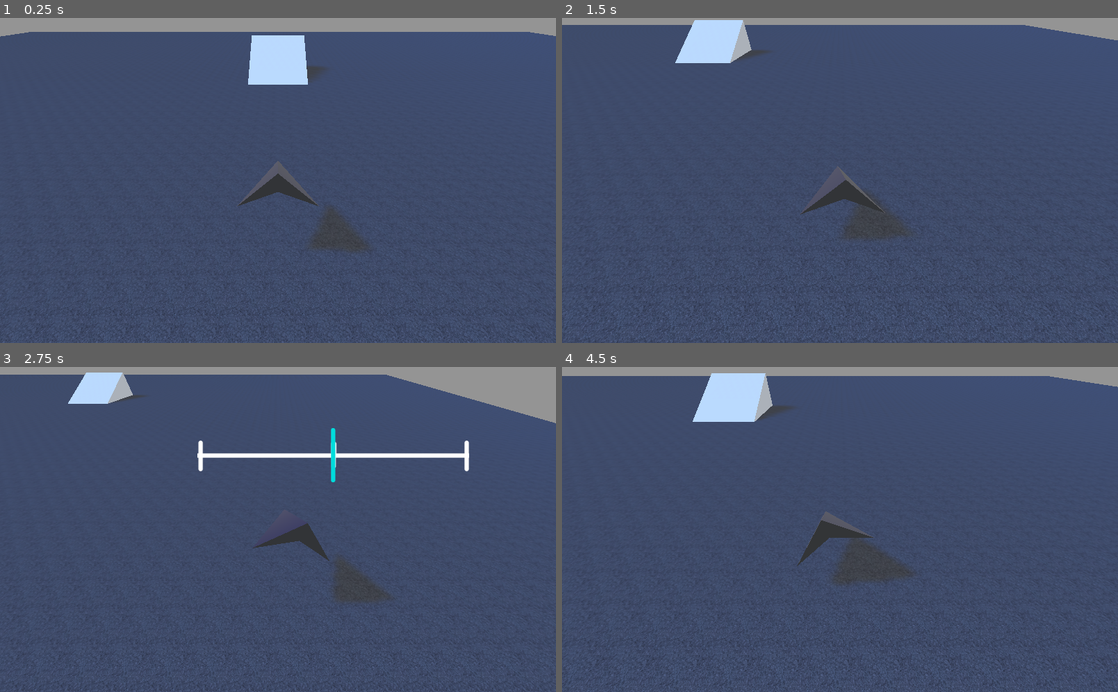
Above: before the commit, frames 1-4 (two rows, left to right).
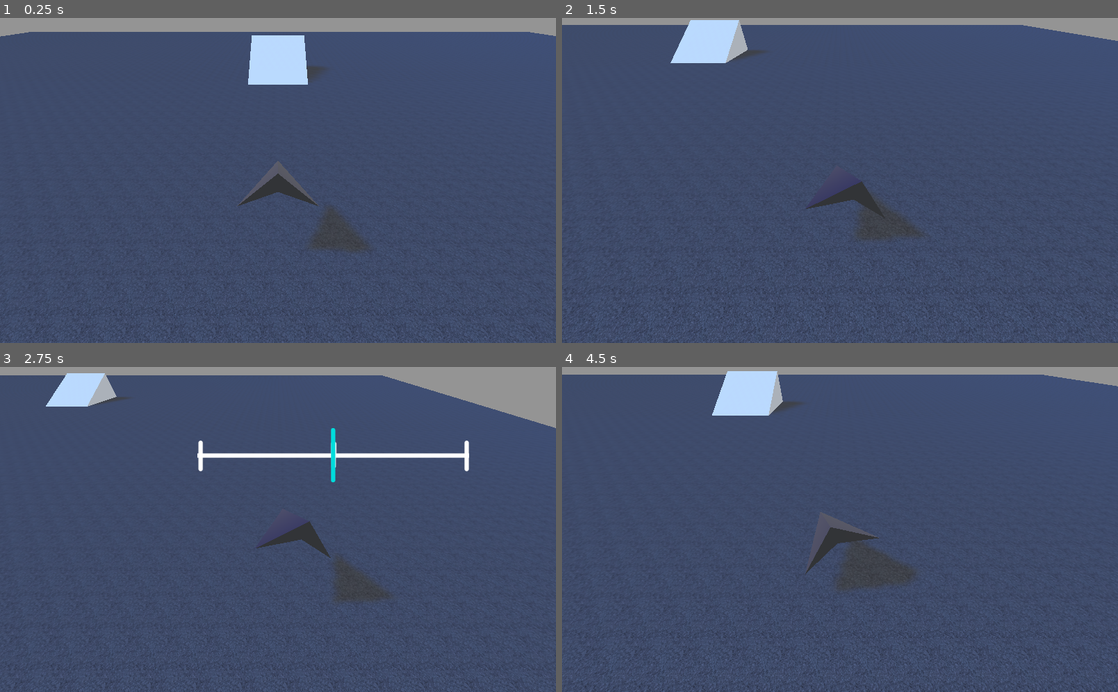
Above: after the commit, the same moments.

Repository: clemetayer/RacingGame
Game: Godot game, scene res://Scenes/Tracks/TestTrack.tscn
Two runs of this game, one before a commit and one after it. Both use one fixed random seed, a clock stepped at 60 frames per second and the inputs below. The project has no main scene, so this scene is started directly.
Inputs (mouse positions are in pixels of both pictures, inside the frame that each line leads up to):
- Up to frame 1 (0.25 s): no input
- Up to frame 2 (1.5 s): move the mouse to (962, 164) at 0.52 s; press the mouse at (962, 164) at 0.53 s; hold D (Right) 0.53-1.28 s; move the mouse to (728, 196) at 1.27 s; release the mouse at (728, 196) at 1.28 s; hold S (Backward) from 1.28 s (still down); click (728, 196) at 1.35 s
- Up to frame 3 (2.75 s): move the mouse to (333, 458) at 2.02 s; release S (Backward) at 2.03 s; press the mouse at (333, 458) at 2.03 s; hold D (Right) from 2.03 s (still down)
- Up to frame 4 (4.5 s): move the mouse to (812, 594) at 2.77 s; release D (Right) at 2.78 s; release the mouse at (812, 594) at 2.78 s; hold Z (Forward) 2.78-3.53 s; click (812, 594) at 2.85 s; move the mouse to (1006, 578) at 3.52 s; press the mouse at (1006, 578) at 3.53 s; hold Q (Left) from 3.53 s (still down); move the mouse to (673, 480) at 4.27 s; release the mouse at (673, 480) at 4.28 s; click (673, 480) at 4.35 s

The runs differ from the first frame. In frame 2, 2.6% of the frame differs, in the area x 0-100%, y 0-100%; in frame 3, 2.4%; in frame 4, 3.9%, in the area x 0-100%, y 1-100%.

Commit message:
fixed drift direction

Diff:
--- a/RacingGame/Scenes/Tracks/TestTrack.tscn
+++ b/RacingGame/Scenes/Tracks/TestTrack.tscn
@@ -58,4 +58,4 @@
 FOLLOW_PATH = NodePath("../TriangleCar")
 
 [node name="TriangleCar" parent="." instance=ExtResource( 2 )]
-transform = Transform( 1, 0, 0, 0, 1, 0, 0, 0, 1, 0, 1.57216, 0 )
+transform = Transform( 1, 0, 0, 0, 1, 0, 0, 0, 1, 0, 1.572, 0 )
--- a/RacingGame/Scripts/Cars/TriangleCar.gd
+++ b/RacingGame/Scripts/Cars/TriangleCar.gd
@@ -5,45 +5,55 @@
 # Force that makes the car levitate
 export var FLOOR_PUSH_FORCE = 20
 # Maximum rotation tilt for turning left or right
-export var MAX_ROT_TILT = 15
+export var MAX_ROT_TILT = PI/12
 # Tilt speed for turning left or right
-export var TILT_SPEED = 0.05
+export var TILT_SPEED = PI/96
 # Rotation sensitivity when drifting
-export var DRIFT_SENSITIVITY = 0.15
+export var DRIFT_SENSITIVITY = PI/12
 
 var direction = Vector3()
+var rot = Vector3()
 var gravity = -10
 var velocity = Vector3()
 var baseMousePos = null
 
 # Called when the node enters the scene tree for the first time.
 func _ready():
-	pass # Replace with function body.
+	rot = Vector3(0,0,0)
 
 # Called every frame. 'delta' is the elapsed time since the previous frame.
 func _physics_process(delta):
 	direction = Vector3(0,0,0)
-
 	if(Input.is_action_pressed("Forward")):
-		direction.x -= 1
+		direction.x += cos(rot.y + PI)
+		direction.z += sin(rot.y)
 	if(Input.is_action_pressed("Backward")):
-		direction.x += 1
+		direction.x += cos(rot.y)
+		direction.z += sin(rot.y + PI)
 	if(Input.is_action_pressed("Left")):
-		direction.z += 1
-		rotate_x(computeTiltRotation(-1))
+		direction.x += sin(rot.y)
+		direction.z += cos(rot.y)
+		rot.x += computeTiltRotation(-1)
 	elif(Input.is_action_pressed("Right")):
-		direction.z -= 1
-		rotate_x(computeTiltRotation(1))
+		direction.x += sin(rot.y + PI)
+		direction.z += cos(rot.y + PI)
+		rot.x += computeTiltRotation(1)
 	else: # center
-		rotate_x(computeTiltRotation(0))
+		rot.x += computeTiltRotation(0)
 	if(Input.is_action_pressed("Drift")):
-		rotate_y(- (get_node("UI/MouseGauge").computeDriftAmount() * DRIFT_SENSITIVITY))
+		rot.y += - (get_node("UI/MouseGauge").computeDriftAmount() * DRIFT_SENSITIVITY)
 #		print("drifting : ", get_node("UI/MouseGauge").computeDriftAmount())
 	elif(Input.is_action_just_released("Drift")):
 		get_node("UI/MouseGauge").hideGauge()
 
 	direction = direction.normalized()
 	direction *= SPEED * delta
+
+	rot.x = fmod(rot.x,2*PI)
+	rot.y = fmod(rot.y,2*PI)
+	rot.z = fmod(rot.z,2*PI)
+
+	set_rotation(rot)
 
 	velocity.y += gravity * delta
 	velocity.x = direction.x
@@ -57,22 +67,21 @@
 
 # computes the direction rotation of a tilt with direction (-1 for left, 0 for center, 1 for right)
 func computeTiltRotation(direction):
-	var cur_angle = get_rotation_degrees()
 	var epsilon = 3 # ~= 0 degrees : to avoid very small rotations making the car look blurry around 0 degrees
 	if(direction == -1): # left
-		if(cur_angle.x > MAX_ROT_TILT):
+		if(rot.x > MAX_ROT_TILT):
 			return 0
 		else:
 			return TILT_SPEED
 	elif(direction == 1): # right
-		if(cur_angle.x < -MAX_ROT_TILT):
+		if(rot.x < -MAX_ROT_TILT):
 			return 0
 		else:
 			return -TILT_SPEED
 	else: # center
-		if(cur_angle.x > epsilon):
+		if(rot.x > epsilon):
 			return -TILT_SPEED
-		elif(cur_angle.x < -epsilon):
+		elif(rot.x < -epsilon):
 			return TILT_SPEED
 		else:
 			return 0
